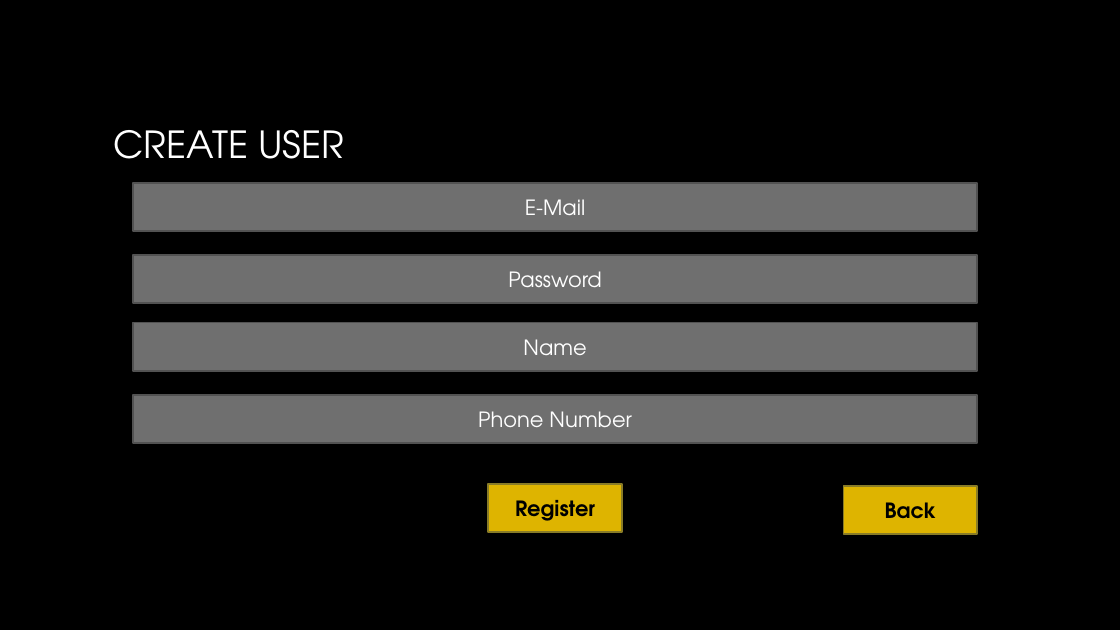
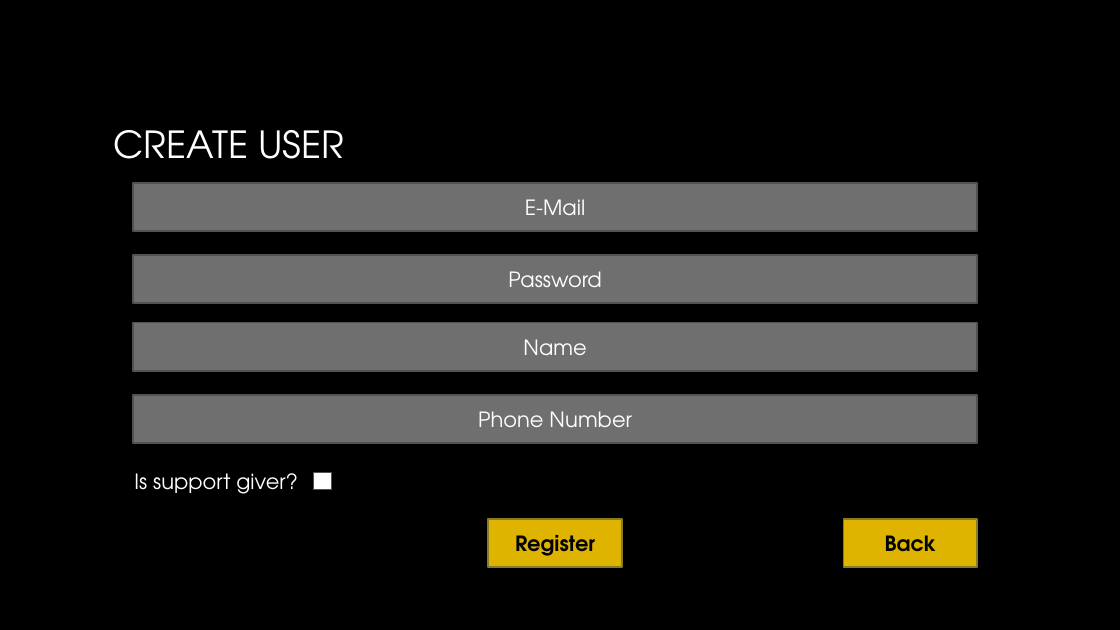
Before and after one commit to SCE-SWE-2018-G3/ticket-management-system, a slide deck: slide 18 of Requirements & Specifications/Prototype.pptx. Drawn at 1120x630 pixels with LibreOffice and Linux fonts; fonts in the diff are those of the drawing; background and template pictures are left out. Boxes give left, top, right and bottom in pixels: in the first picture for what was removed or moved away, otherwise in the second. Text is boxed around its words. In the diff, an @@ line names an element or a change of style, - is before the commit and + after.

```diff
--- a/Requirements & Specifications/Prototype.pptx
+++ b/Requirements & Specifications/Prototype.pptx
@@ text added at (x1=134, y1=473, x2=298, y2=494), 18 pt, text #FFFFFF @@
+Is support giver?
@@ rectangle added at (x1=313, y1=473, x2=332, y2=490), fill #FFFFFF, outline #525252 1.5 pt @@
@@ rectangle "Register" moved from (x1=488, y1=484, x2=622, y2=532) to (x1=488, y1=519, x2=622, y2=567) @@
@@ rectangle "Back" moved from (x1=844, y1=486, x2=977, y2=534) to (x1=844, y1=519, x2=977, y2=567) @@
```
Also in this commit, not shown: 1 other file.
